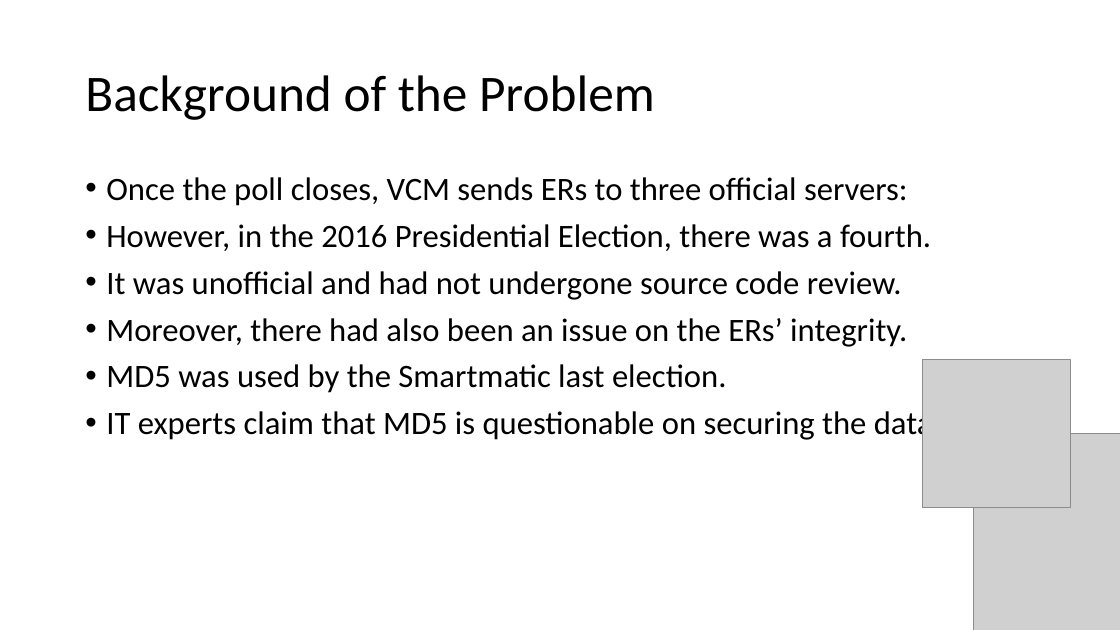
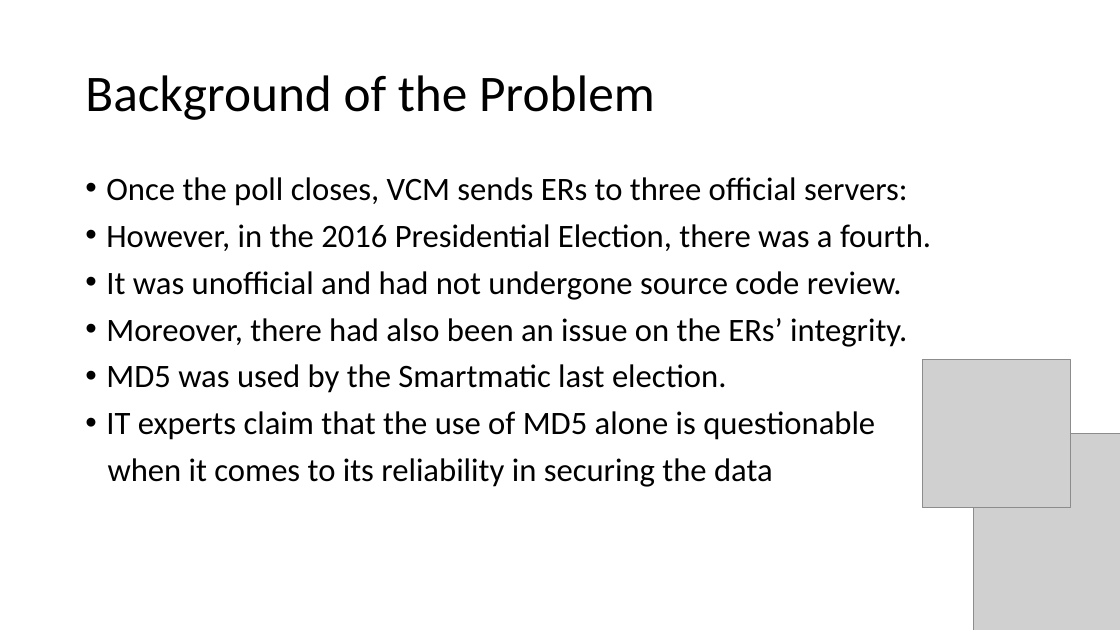
Before and after one commit to seans888/Project---Automate-Election, a slide deck: slide 3 of Documentation/Research Paper/CSPROJ Presentation.pptx. Drawn at 1120x630 pixels with LibreOffice and Linux fonts; fonts in the diff are those of the drawing; grey boxes stand for pictures. Boxes give left, top, right and bottom in pixels: in the first picture for what was removed or moved away, otherwise in the second. Text is boxed around its words. In the diff, an @@ line names an element or a change of style, - is before the commit and + after.

Commit message:
Added bg slide

```diff
--- a/Documentation/Research Paper/CSPROJ Presentation.pptx
+++ b/Documentation/Research Paper/CSPROJ Presentation.pptx
@@ text at (106,411,875,487): text changed @@
-• IT experts claim that MD5 is questionable on securing the data
+• IT experts claim that the use of MD5 alone is questionable
+when it comes to its reliability in securing the data
```
